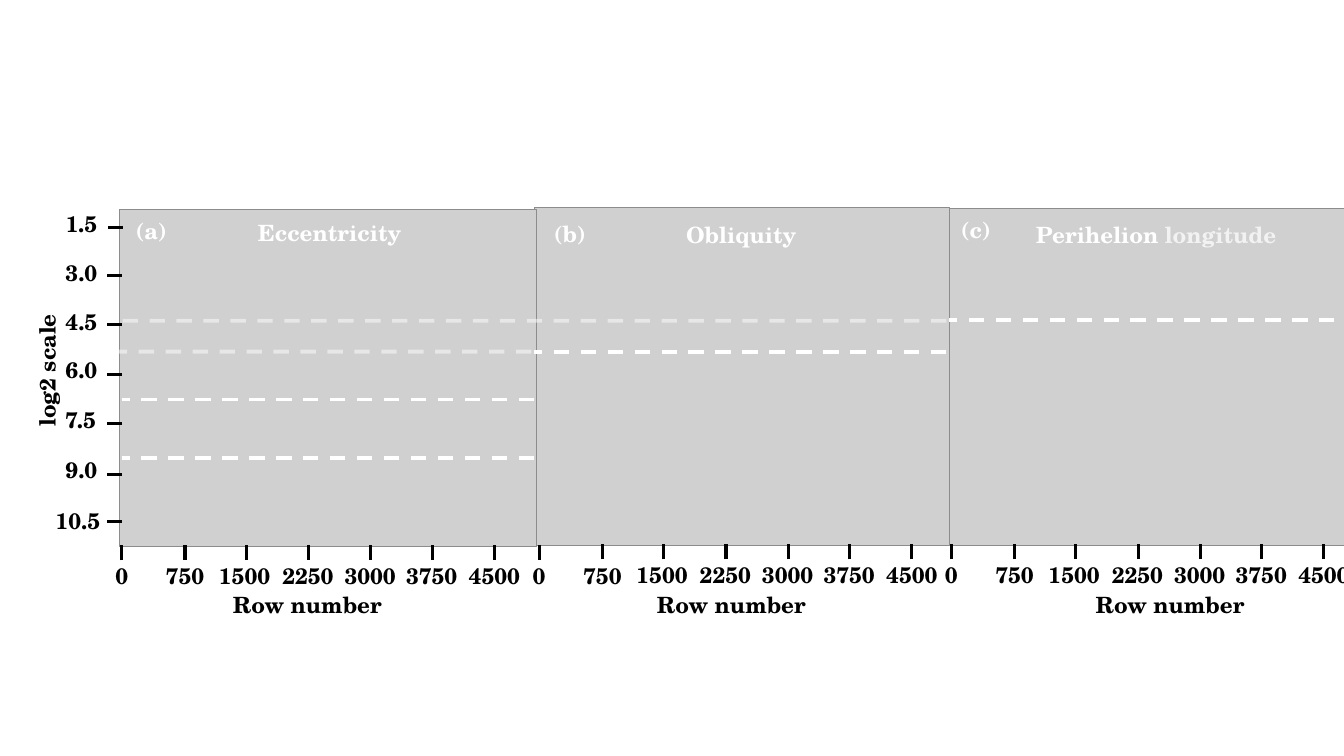
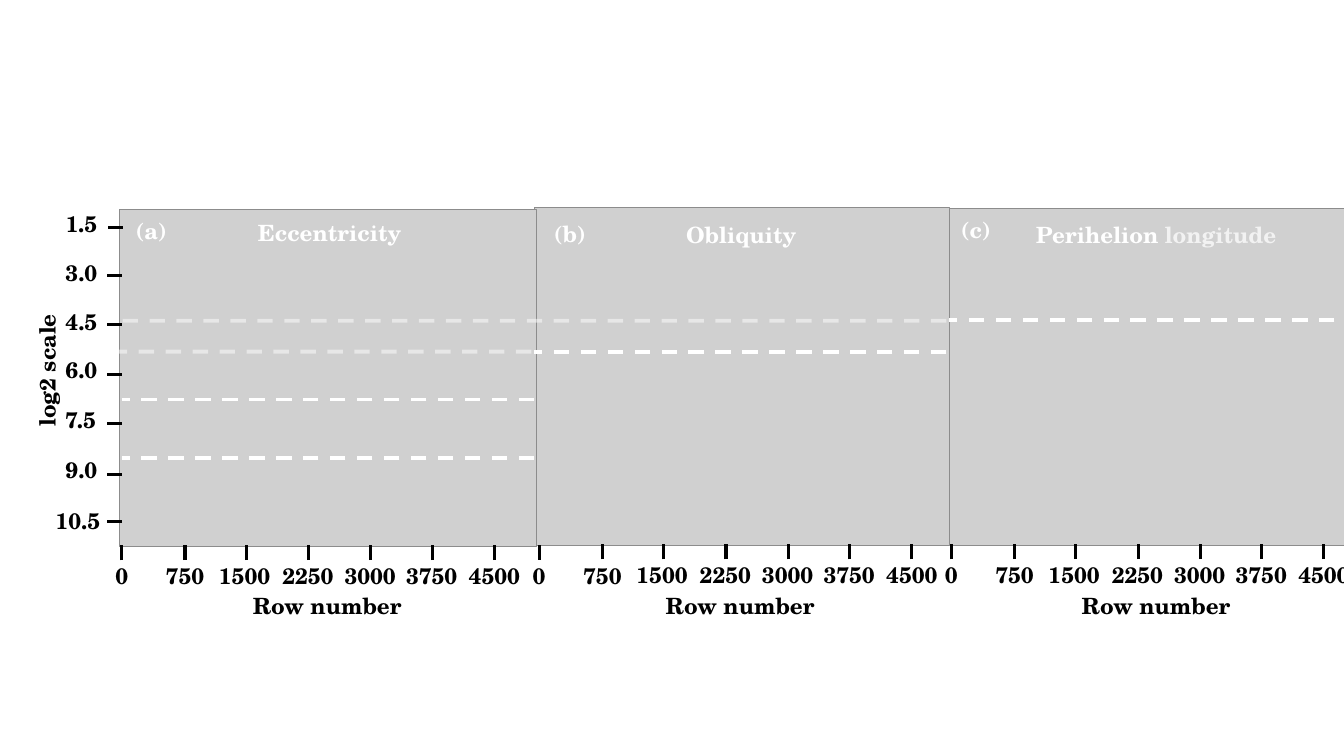
Before and after one commit to cao-jacky/degree_level4, a slide deck: slide 2 of earth_system_and_climate_4/term_1/practical_2/report/figures/diagrams.pptx. Drawn at 1344x756 pixels with LibreOffice and Linux fonts; fonts in the diff are those of the drawing; grey boxes stand for pictures. Boxes give left, top, right and bottom in pixels: in the first picture for what was removed or moved away, otherwise in the second. Text is boxed around its words. In the diff, an @@ line names an element or a change of style, - is before the commit and + after.

```diff
--- a/earth_system_and_climate_4/term_1/practical_2/report/figures/diagrams.pptx
+++ b/earth_system_and_climate_4/term_1/practical_2/report/figures/diagrams.pptx
@@ text "Row number": place and size @@
-text "Row number" at bbox=[233, 596, 382, 614]
+text "Row number" at bbox=[253, 597, 401, 615]
@@ text "Row number": place and size @@
-text "Row number" at bbox=[657, 596, 806, 614]
+text "Row number" at bbox=[666, 597, 814, 615]
@@ text "Row number": place and size @@
-text "Row number" at bbox=[1096, 596, 1244, 614]
+text "Row number" at bbox=[1082, 597, 1230, 615]
```
Also in this commit, not shown: 1 slide added, 6 other files.
